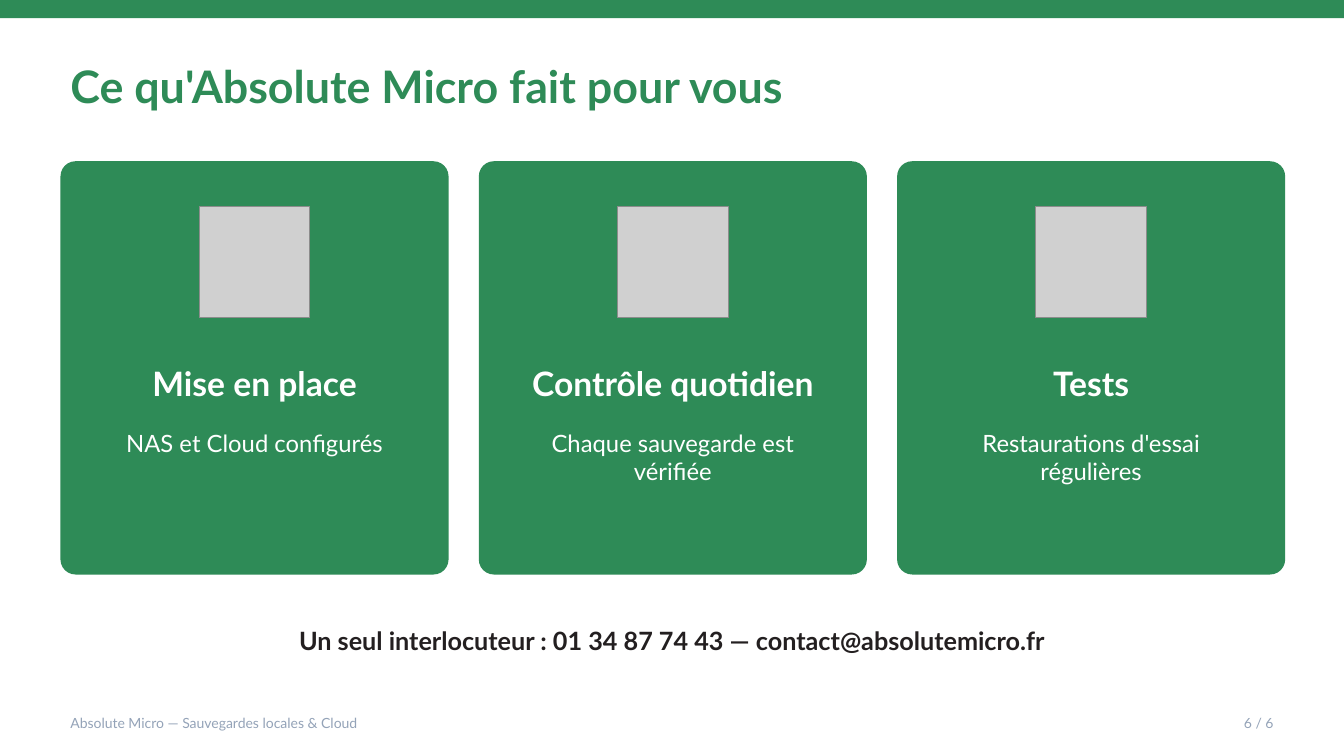
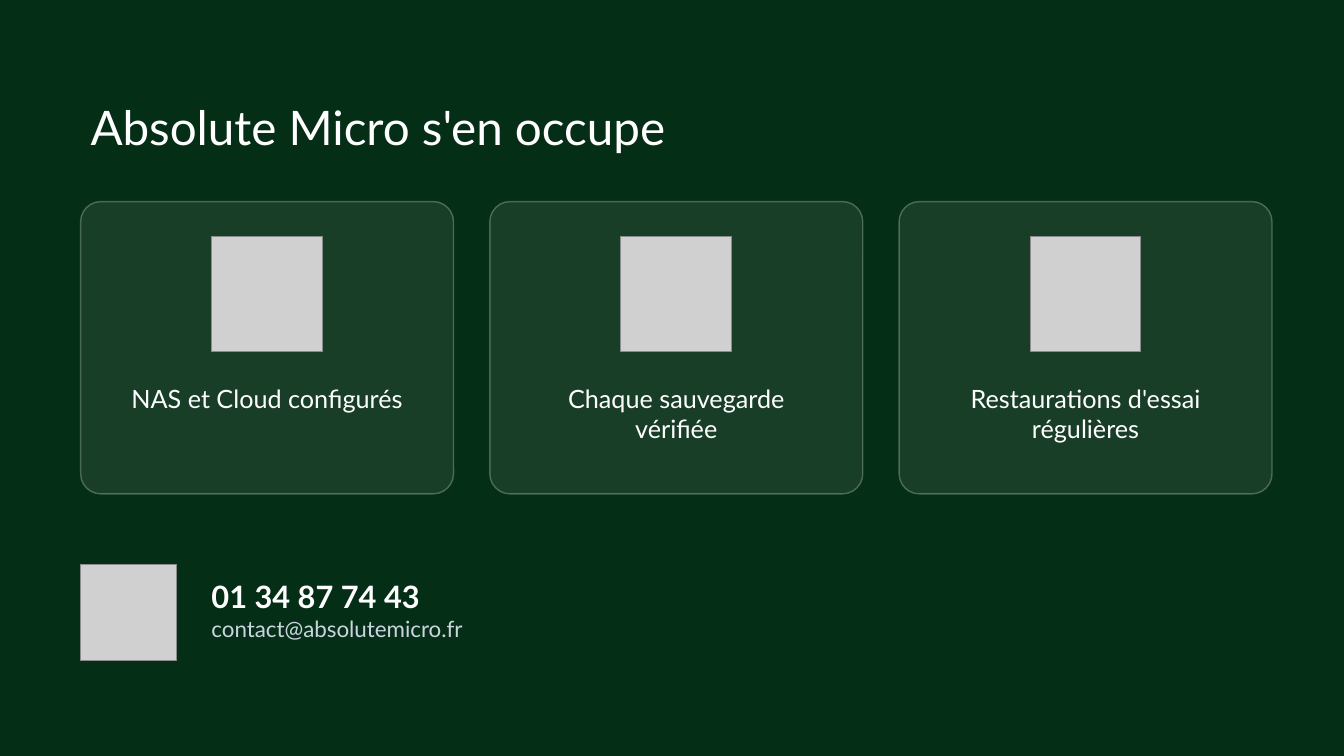
Before and after one commit to brunoflorin/absolute-devices, a slide deck: slide 8 of frontend/public/diaporamas/sauvegardes.pptx (slide 7 before the commit). Drawn at 1344x756 pixels with LibreOffice and Linux fonts; fonts in the diff are those of the drawing; grey boxes stand for pictures; background and template pictures are left out. Boxes give left, top, right and bottom in pixels: in the first picture for what was removed or moved away, otherwise in the second. Text is boxed around its words. In the diff, an @@ line names an element or a change of style, - is before the commit and + after.

```diff
--- a/frontend/public/diaporamas/sauvegardes.pptx
+++ b/frontend/public/diaporamas/sauvegardes.pptx
@@ background #FFFFFF to picture (left out) @@
@@ rectangle removed at bbox=[0, 0, 1344, 18] @@
@@ text at bbox=[91, 110, 665, 153]: text changed; size 32 to 34 pt; text colour #2E8B57 to #FFFFFF; bold off @@
-Ce qu'Absolute Micro fait pour vous
+Absolute Micro s'en occupe
@@ fill #2E8B57 to #FFFFFF at 8% opacity; outline none to #FFFFFF 1 pt; proportions changed in 3 elements at bbox=[490, 202, 863, 494], bbox=[899, 202, 1272, 494], bbox=[81, 202, 454, 494] @@
@@ rounded rectangle: place and size @@
-rounded rectangle at bbox=[60, 161, 449, 575]
+rounded rectangle at bbox=[81, 202, 454, 494]
@@ picture removed at bbox=[200, 207, 311, 318] @@
@@ rounded rectangle: place and size @@
-rounded rectangle at bbox=[479, 161, 867, 575]
+rounded rectangle at bbox=[490, 202, 863, 494]
@@ rounded rectangle: place and size @@
-rounded rectangle at bbox=[897, 161, 1286, 575]
+rounded rectangle at bbox=[899, 202, 1272, 494]
@@ picture added at bbox=[212, 237, 323, 352] @@
@@ picture: place and size @@
-picture at bbox=[617, 207, 728, 318]
+picture at bbox=[621, 237, 732, 352]
@@ picture: place and size @@
-picture at bbox=[1036, 207, 1147, 318]
+picture at bbox=[1030, 237, 1141, 352]
@@ text "NAS et Cloud configurés" at bbox=[131, 389, 402, 412]: size 17 to 18 pt @@
@@ text "NAS et Cloud configurés": place and size @@
-text "NAS et Cloud configurés" at bbox=[126, 434, 382, 457]
+text "NAS et Cloud configurés" at bbox=[131, 389, 402, 412]
@@ text removed at bbox=[152, 371, 356, 402] @@
-Mise en place
@@ text removed at bbox=[532, 371, 813, 402] @@
-Contrôle quotidien
@@ text at bbox=[568, 389, 784, 438]: text changed; size 17 to 18 pt @@
-Chaque sauvegarde est vérifiée
+Chaque sauvegarde vérifiée
@@ text "Restaurations d'essai régulières": place and size @@
-text "Restaurations d'essai régulières" at bbox=[982, 434, 1200, 485]
+text "Restaurations d'essai régulières" at bbox=[971, 389, 1200, 442]
@@ text "Restaurations d'essai régulières" at bbox=[971, 389, 1200, 442]: size 17 to 18 pt @@
@@ text removed at bbox=[1053, 371, 1129, 397] @@
-Tests
@@ picture added at bbox=[81, 565, 176, 660] @@
@@ text at bbox=[211, 585, 462, 640]: text changed; size 18 to 16 pt; text colour #231F20 to #CBD5E1; bold off @@
-Un seul interlocuteur : 01 34 87 74 43 — contact@absolutemicro.fr
+01 34 87 74 43
+contact@absolutemicro.fr
@@ text removed at bbox=[70, 718, 357, 731] @@
-Absolute Micro — Sauvegardes locales & Cloud
@@ text removed at bbox=[1244, 718, 1273, 728] @@
-6 / 6
```
Also in this commit, not shown: 3 other slides changed, 4 slides added, 3 slides removed, 25 other files.
